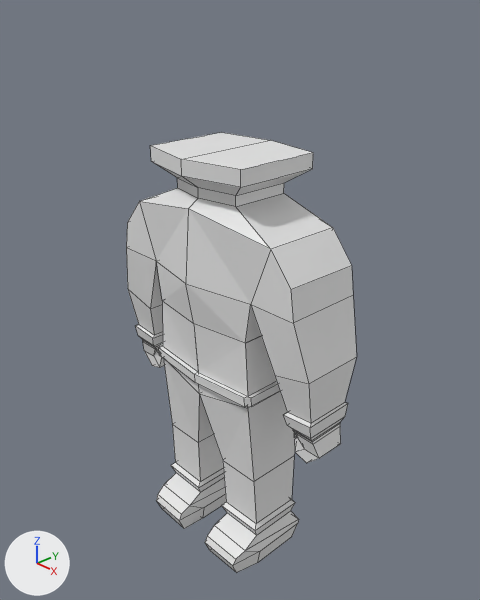
Two versions of the Blender file space_man.blend, one commit apart.
Rendered twice from a 50 mm lens placed at (4.29, -3.93, 3.09), pointed at (0.01, 0.07, 0.32). Arrows for +X, +Y and +Z are at lower left; the lights stay in place. Mesh edges are drawn as thin lines.
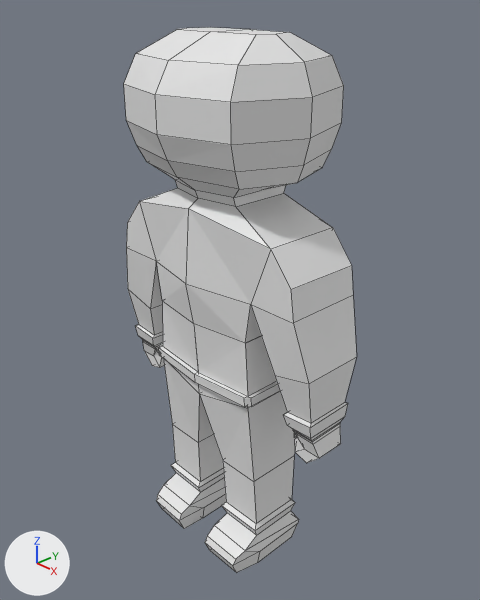
Edits to the scene script, one JSON object a line:
```json
{"block": "me_cube", "where": "# used by ob_cube; location = (0.0, 0.0, 0.0)"}
{"op": "remove", "block": "me_cube", "code": "me_cube.from_pydata(...)  # 148 vertices, 130 faces, 2 loose edges; spans x 0.0..1.32, y -0.62..0.47, z -2.37..1.81"}
{"op": "add", "block": "me_cube", "code": "me_cube.from_pydata(...)  # 172 vertices, 152 faces, 2 loose edges; spans x 0.0..1.32, y -0.8..0.75, z -2.37..2.76"}
{"block": "me_cube", "change": "me_cube part 1"}
{"block": "me_cube", "change": "6 vertices are removed from x 0.59, y -0.46..0.39, z 1.66..1.8"}
{"block": "me_cube", "change": "6 faces are deleted"}
{"block": "me_cube", "change": "10 vertices move from x 0.0..0.59, y -0.57..0.47, z 1.53..1.81 to x 0.0..0.6, y -0.71..0.66, z 1.51..1.82"}
{"block": "me_cube", "change": "30 vertices are added at x 0.0..0.91, y -0.8..0.75, z 1.51..2.76"}
{"block": "me_cube", "change": "28 new faces join them"}
```

Boxes [x1, y1, x2, y2] around the edits, measured in the pictures (480 x 600 px):
```json
{"object": "Cube", "change": "reshaped", "before": [126, 132, 357, 572], "after": [124, 27, 357, 572], "on screen": "24% taller"}
{"part": 1, "of": "me_cube", "change": "built on", "before": [150, 132, 313, 206], "after": [124, 27, 344, 206]}
```
